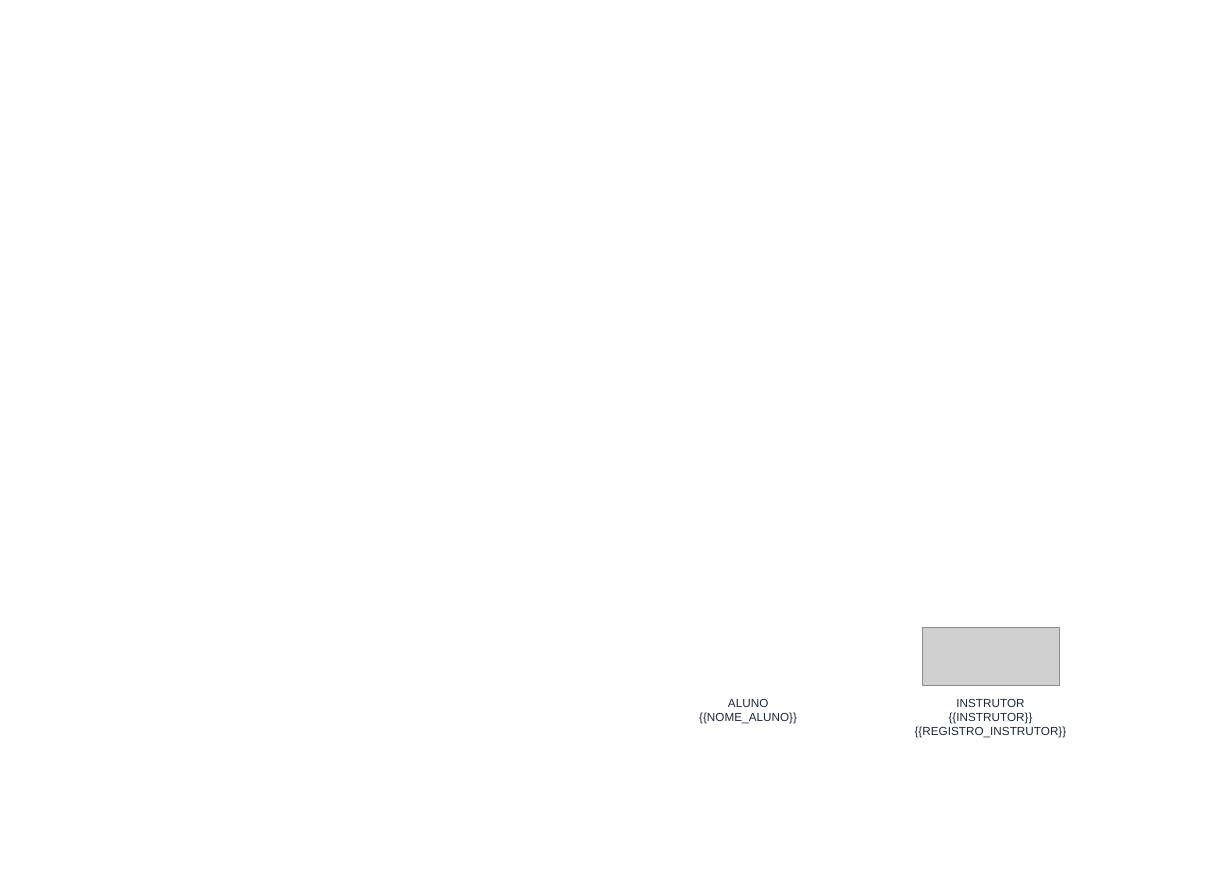
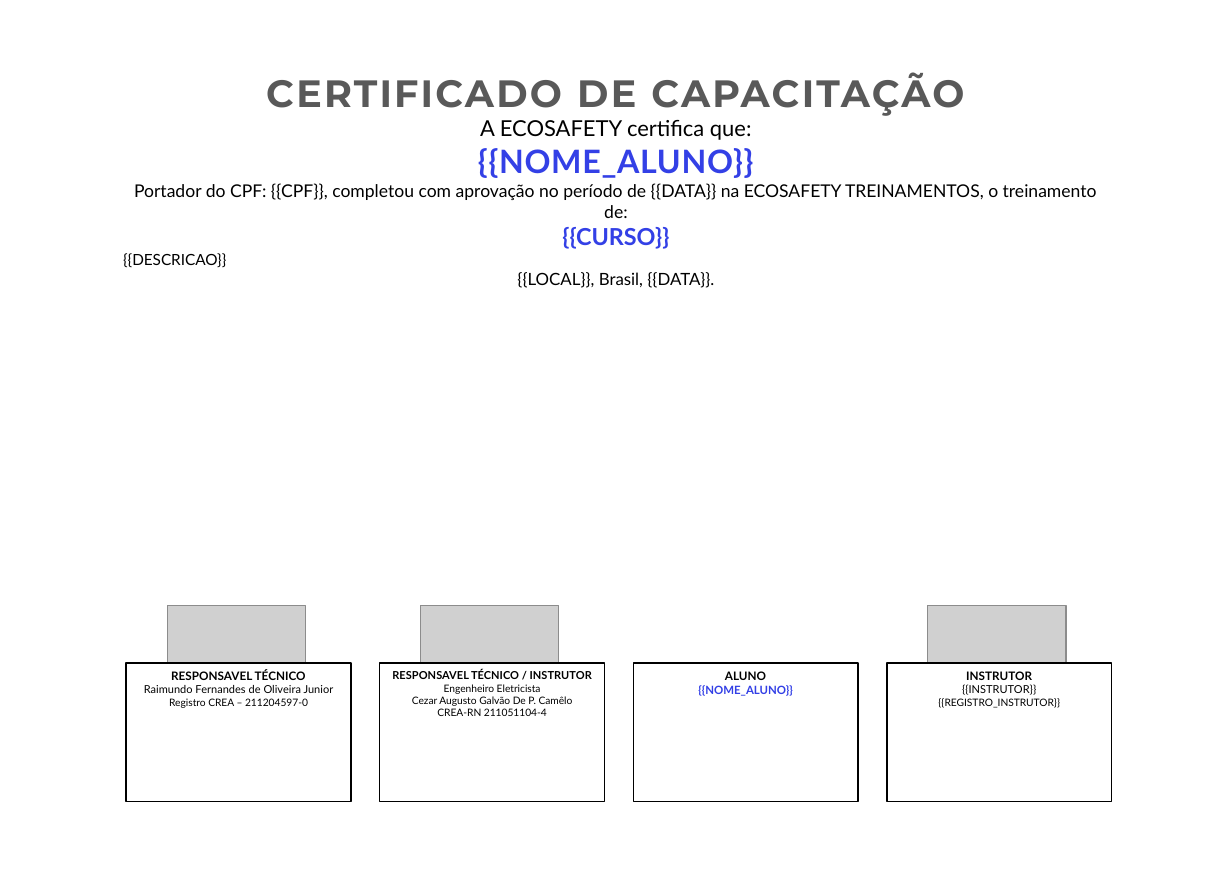
Before and after one commit to clementgustavo1301-blip/Gest-oToalsafety, a slide deck: slide 1 of public/template-modelo2.pptx. Drawn at 1232x872 pixels with LibreOffice and Linux fonts; fonts in the diff are those of the drawing; grey boxes stand for pictures; background and template pictures are left out. Boxes give left, top, right and bottom in pixels: in the first picture for what was removed or moved away, otherwise in the second. Text is boxed around its words. In the diff, an @@ line names an element or a change of style, - is before the commit and + after.

Commit message:
feat: padronizacao exata de cores, fontes e assinaturas dos certificados conforme PDFs originais

```diff
--- a/public/template-modelo2.pptx
+++ b/public/template-modelo2.pptx
@@ text added at box(134, 72, 1097, 288), 12 pt, text #000000 @@
+CERTIFICADO DE CAPACITAÇÃO
+A ECOSAFETY certifica que:
+{{NOME_ALUNO}}
+Portador do CPF: {{CPF}}, completou com aprovação no período de {{DATA}} na ECOSAFETY TREINAMENTOS, o treinamento de:
+{{CURSO}}
+{{DESCRICAO}}
+{{LOCAL}}, Brasil, {{DATA}}.
@@ picture added at box(168, 605, 306, 663) @@
@@ picture added at box(421, 605, 559, 663) @@
@@ picture: place and size @@
-picture at box(922, 627, 1059, 685)
+picture at box(927, 605, 1065, 663)
@@ rectangle added at box(126, 663, 351, 801), outline #000000 1 pt, 7.5 pt, text #000000 @@
+RESPONSAVEL TÉCNICO
+Raimundo Fernandes de Oliveira Junior
+Registro CREA – 211204597-0
@@ rectangle added at box(379, 663, 604, 801), outline #000000 1 pt, 7 pt, text #000000 @@
+RESPONSAVEL TÉCNICO / INSTRUTOR
+Engenheiro Eletricista
+Cezar Augusto Galvão De P. Camêlo
+CREA-RN 211051104-4
@@ rectangle "ALUNO": place and size @@
-rectangle "ALUNO" at box(699, 699, 797, 724)
+rectangle "ALUNO" at box(633, 663, 858, 801)
@@ rectangle "ALUNO" at box(633, 663, 858, 801): outline none to #000000 1 pt @@
@@ text in rectangle at box(698, 671, 792, 696): text changed; size 8 to 7.8 pt; font Arial to Lato; text colour #1E293B to #3340E6; bold on @@
-ALUNO
-{{NOME_ALUNO}}
+ALUNO
+{{NOME_ALUNO}}
@@ rectangle "INSTRUTOR" at box(886, 663, 1111, 801): outline none to #000000 1 pt @@
@@ rectangle "INSTRUTOR": place and size @@
-rectangle "INSTRUTOR" at box(915, 699, 1067, 738)
+rectangle "INSTRUTOR" at box(886, 663, 1111, 801)
@@ text in rectangle at box(938, 671, 1060, 708): text changed; size 8 to 7 pt; font Arial to Lato; text colour #1E293B to #000000 @@
-INSTRUTOR
-{{INSTRUTOR}}
-{{REGISTRO_INSTRUTOR}}
+INSTRUTOR
+{{INSTRUTOR}}
+{{REGISTRO_INSTRUTOR}}
```
Also in this commit, not shown: 1 other slide changed, 3 other files.
